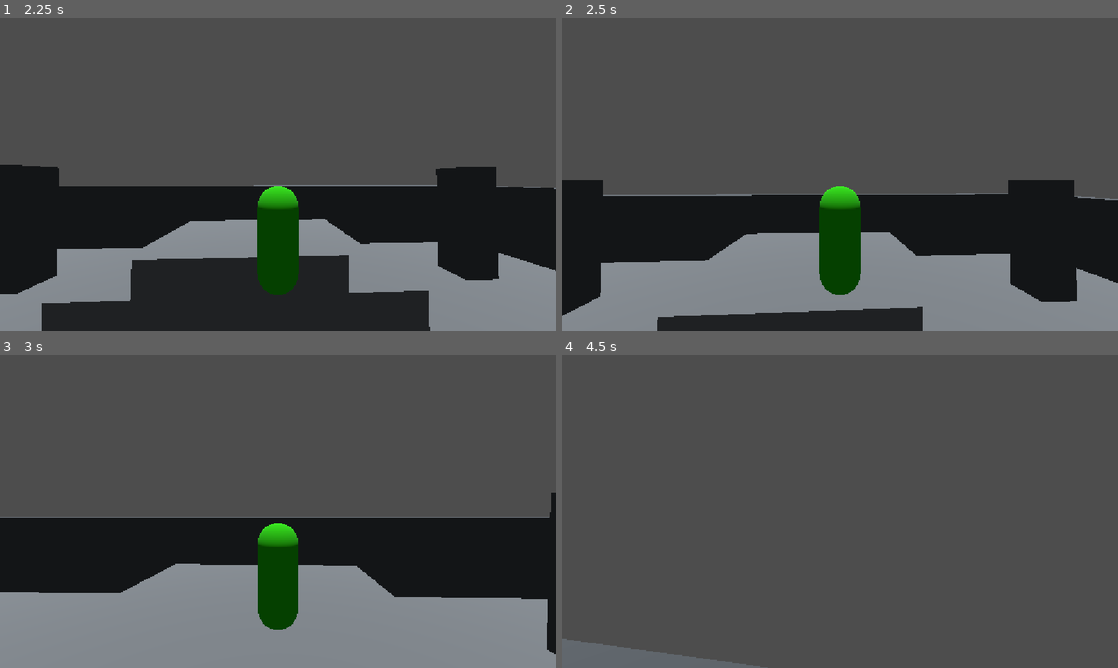
Above: before the commit, frames 1-4 (two rows, left to right).
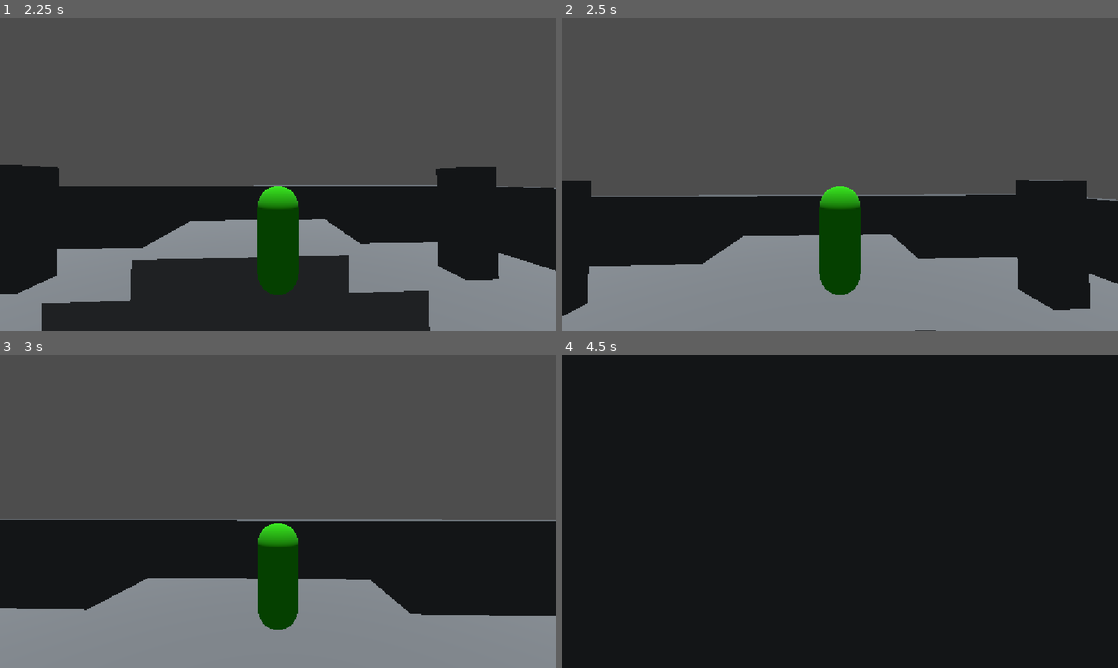
Above: after the commit, the same moments.

Repository: andrewdorre/project-forge
Game: Godot game, scene res://test_world.tscn
Same seed, same stepped clock (60 frames per second), same inputs: the game is played once before the commit and once after it. The project has no main scene, so this scene is started directly.
Inputs (mouse positions are in pixels of both pictures, inside the frame that each line leads up to):
- Up to frame 1 (2.25 s): tap Enter at 0.5 s; move the mouse to (305, 174) at 0.52 s; hold Shift (sprint) 0.53-1.28 s; hold W (move_forward) from 0.53 s (still down); tap Space (jump) at 0.77, 1.52, 2 s; move the mouse to (250, 174) at 1.27 s; tap Shift (sprint) at 1.35 s; move the mouse to (289, 168) at 2.02 s; hold V (toggle_camera) from 2.03 s (still down)
- Up to frame 2 (2.5 s): keep holding W (move_forward); keep holding V (toggle_camera); tap Shift (sprint) at 2.3 s
- Up to frame 3 (3 s): keep holding W (move_forward); move the mouse to (272, 517) at 2.77 s; release V (toggle_camera) at 2.78 s; tap Shift (sprint) at 2.85 s
- Up to frame 4 (4.5 s): keep holding W (move_forward); tap Space (jump) at 3.02, 3.77 s; move the mouse to (878, 514) at 3.52 s; hold Shift (sprint) 3.53-4.28 s; move the mouse to (795, 508) at 4.27 s; tap V (toggle_camera) at 4.35 s

Frame 1 is identical in both runs. In frame 2, 5.0% of the frame differs, in the area x 0-100%, y 51-100%; in frame 3, 5.2%; in frame 4, 100%, in the area x 0-100%, y 0-100%.

Commit message:
Milestone 4 - Gamepad support complete

Diff:
--- a/project.godot
+++ b/project.godot
@@ -24,36 +24,63 @@
 move_forward={
 "deadzone": 0.2,
 "events": [Object(InputEventKey,"resource_local_to_scene":false,"resource_name":"","device":-1,"window_id":0,"alt_press …(192 unchanged characters)…
+, Object(InputEventJoypadMotion,"resource_local_to_scene":false,"resource_name":"","device":-1,"axis":1,"axis_value":-1.0,"script":null)
 ]
 }
 move_backward={
 "deadzone": 0.2,
 "events": [Object(InputEventKey,"resource_local_to_scene":false,"resource_name":"","device":-1,"window_id":0,"alt_press …(192 unchanged characters)…
+, Object(InputEventJoypadMotion,"resource_local_to_scene":false,"resource_name":"","device":-1,"axis":1,"axis_value":1.0,"script":null)
 ]
 }
 move_left={
 "deadzone": 0.2,
 "events": [Object(InputEventKey,"resource_local_to_scene":false,"resource_name":"","device":-1,"window_id":0,"alt_press …(191 unchanged characters)…
+, Object(InputEventJoypadMotion,"resource_local_to_scene":false,"resource_name":"","device":-1,"axis":0,"axis_value":-1.0,"script":null)
 ]
 }
 move_right={
 "deadzone": 0.2,
 "events": [Object(InputEventKey,"resource_local_to_scene":false,"resource_name":"","device":-1,"window_id":0,"alt_press …(192 unchanged characters)…
+, Object(InputEventJoypadMotion,"resource_local_to_scene":false,"resource_name":"","device":-1,"axis":0,"axis_value":1.0,"script":null)
 ]
 }
 jump={
 "deadzone": 0.2,
 "events": [Object(InputEventKey,"resource_local_to_scene":false,"resource_name":"","device":-1,"window_id":0,"alt_press …(191 unchanged characters)…
+, Object(InputEventJoypadButton,"resource_local_to_scene":false,"resource_name":"","device":-1,"button_index":0,"pressure":0.0,"pressed":false,"script":null)
 ]
 }
 sprint={
 "deadzone": 0.2,
 "events": [Object(InputEventKey,"resource_local_to_scene":false,"resource_name":"","device":-1,"window_id":0,"alt_press …(195 unchanged characters)…
+, Object(InputEventJoypadButton,"resource_local_to_scene":false,"resource_name":"","device":-1,"button_index":7,"pressure":0.0,"pressed":false,"script":null)
 ]
 }
 toggle_camera={
 "deadzone": 0.2,
 "events": [Object(InputEventKey,"resource_local_to_scene":false,"resource_name":"","device":-1,"window_id":0,"alt_press …(192 unchanged characters)…
+, Object(InputEventJoypadButton,"resource_local_to_scene":false,"resource_name":"","device":-1,"button_index":3,"pressure":0.0,"pressed":false,"script":null)
+]
+}
+look_left={
+"deadzone": 0.2,
+"events": [Object(InputEventJoypadMotion,"resource_local_to_scene":false,"resource_name":"","device":-1,"axis":2,"axis_value":-1.0,"script":null)
+]
+}
+look_right={
+"deadzone": 0.2,
+"events": [Object(InputEventJoypadMotion,"resource_local_to_scene":false,"resource_name":"","device":-1,"axis":2,"axis_value":1.0,"script":null)
+]
+}
+look_up={
+"deadzone": 0.2,
+"events": [Object(InputEventJoypadMotion,"resource_local_to_scene":false,"resource_name":"","device":-1,"axis":3,"axis_value":-1.0,"script":null)
+]
+}
+look_down={
+"deadzone": 0.2,
+"events": [Object(InputEventJoypadMotion,"resource_local_to_scene":false,"resource_name":"","device":-1,"axis":3,"axis_value":1.0,"script":null)
 ]
 }
 
--- a/scenes/player/player.gd
+++ b/scenes/player/player.gd
@@ -10,9 +10,11 @@
 @onready var first_person: Camera3D = $CameraPivot/FirstPersonCamera
 @onready var third_person: Camera3D = $CameraPivot/CameraArm/ThirdPersonCamera
 @onready var visual: MeshInstance3D = $Visual
+@export var gamepad_look_speed: float = 3.0
 
 var third_person_enabled: bool = false
 var gravity: float = 9.8
+var sprint_toggled: bool = false
 
 
 func _ready() -> void:
@@ -72,14 +74,50 @@
 
 	var direction := (
 		transform.basis * Vector3(input_dir.x, 0, input_dir.y)
-	).normalized()
+	)
 
+
+# Toggle sprint when the button is clicked.
+	if Input.is_action_just_pressed("sprint"):
+		sprint_toggled = not sprint_toggled
+
+# Automatically cancel sprint when movement stops.
+	if input_dir.length_squared() < 0.01:
+		sprint_toggled = false
+
+# Choose the movement speed.
 	var speed := walk_speed
 
-	if Input.is_action_pressed("sprint"):
+	if sprint_toggled:
 		speed = sprint_speed
 
 	velocity.x = direction.x * speed
 	velocity.z = direction.z * speed
 
+
 	move_and_slide()
+
+
+
+func _process(delta: float) -> void:
+	var look_input := Input.get_vector(
+		"look_left",
+		"look_right",
+		"look_up",
+        "look_down"
+	)
+
+	if look_input.length_squared() > 0.0:
+		rotate_y(
+			-look_input.x * gamepad_look_speed * delta
+		)
+
+		camera_pivot.rotate_x(
+			-look_input.y * gamepad_look_speed * delta
+		)
+
+		camera_pivot.rotation.x = clamp(
+			camera_pivot.rotation.x,
+			deg_to_rad(-85),
+			deg_to_rad(85)
+		)
